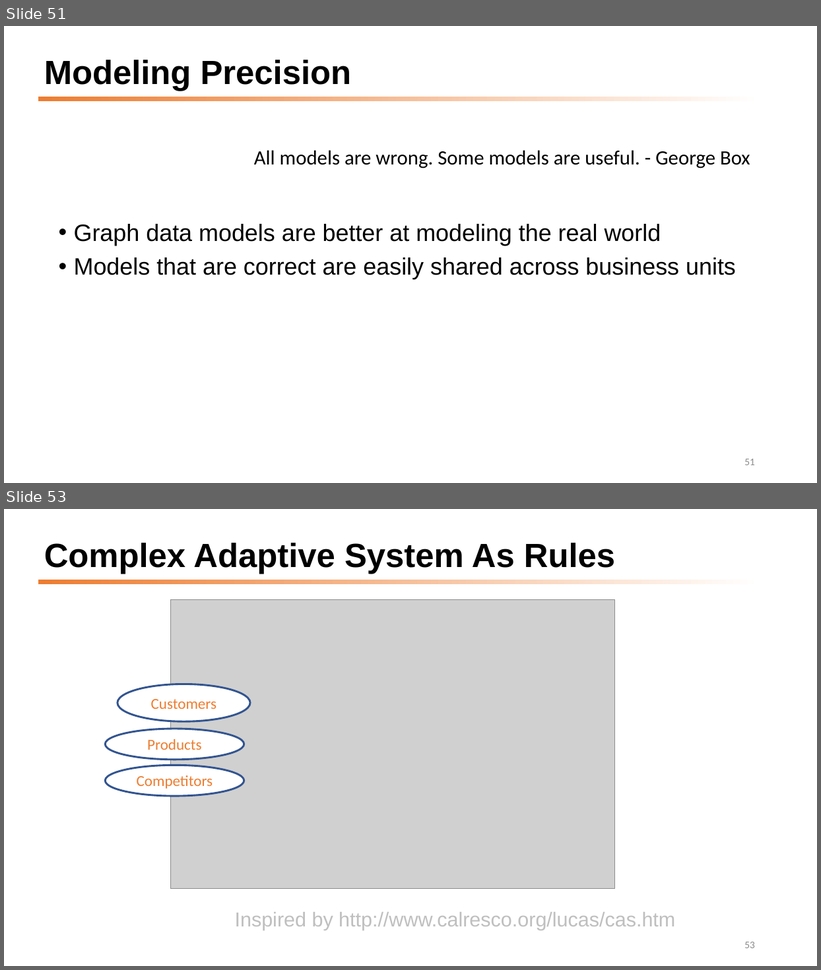
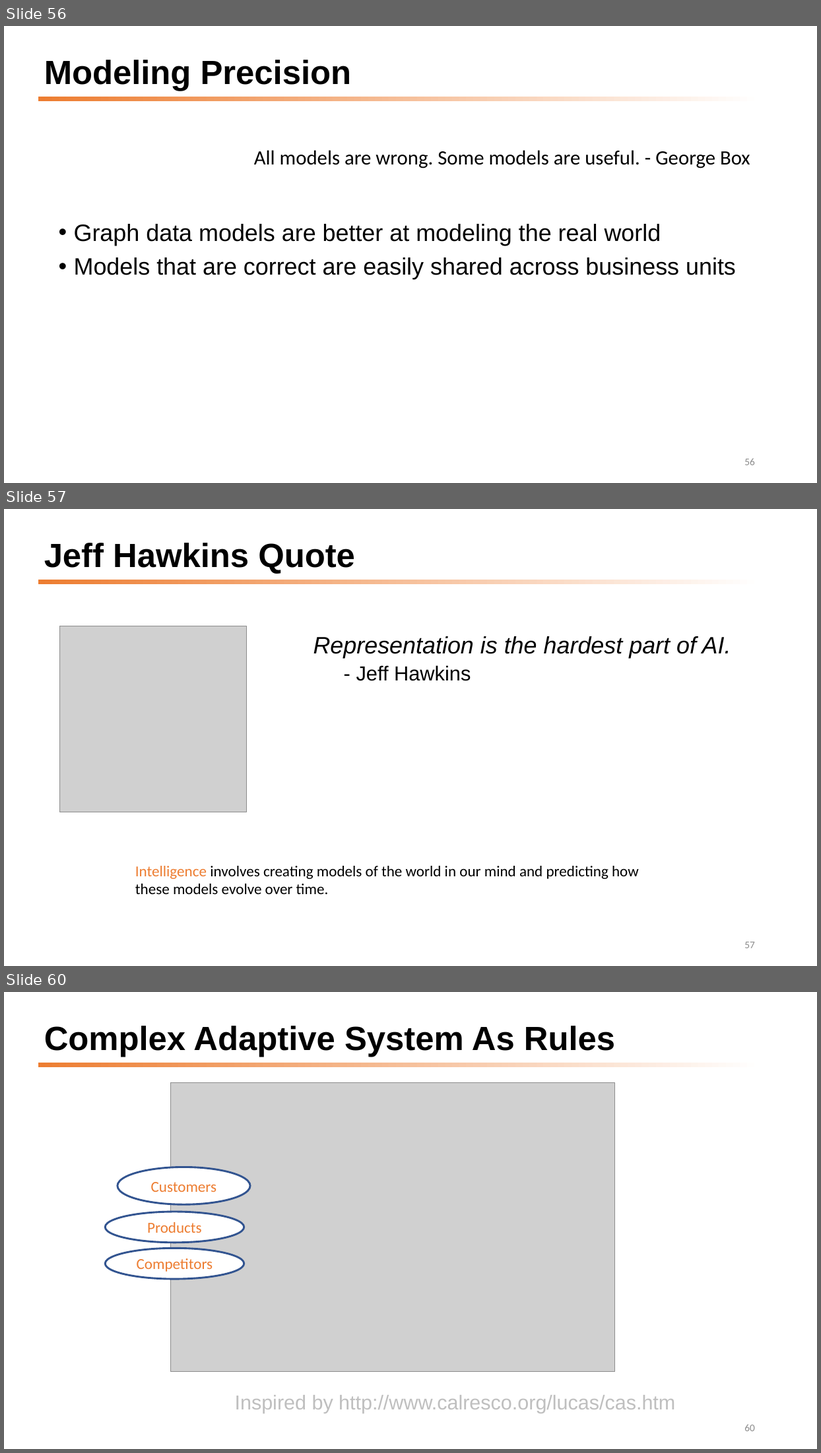
Before and after one commit to dmccreary/graph-systems-thinking, a slide deck: docs/presentations/GST-Half-Day-Workshop-2022.pptx. Shown one above the other, each under a label of ours: slides 51 and 53 before the commit, slides 56, 57 and 60 after it; the slides between them are not shown. The pictures are 821x970 and 821x1453 pixels, drawn with LibreOffice and Linux fonts; fonts in the diff are those of the drawing; grey boxes stand for pictures. Boxes give left, top, right and bottom in pixels: in the first picture for what was removed or moved away, otherwise in the second. Text is boxed around its words. In the diff, an @@ line names an element or a change of style, - is before the commit and + after.

```diff
--- a/docs/presentations/GST-Half-Day-Workshop-2022.pptx
+++ b/docs/presentations/GST-Half-Day-Workshop-2022.pptx
@@ slide 57 added at [4,509,817,966], background #FFFFFF; not listed: 1 template element that a slide beside it also shows @@
@@ title added at [44,543,355,574], 39.6 pt, text #000000, bold @@
+Jeff Hawkins Quote
@@ picture added at [60,626,247,813] @@
@@ text added at [314,636,731,681], 28 pt, text #000000, italic @@
+Representation is the hardest part of AI.
+  - Jeff Hawkins
@@ text added at [135,866,639,894], 18 pt, text #000000 @@
+Intelligence involves creating models of the world in our mind and predicting how these models evolve over time.
@@ page number added at [745,942,755,949], 12 pt, text #8C8C8C @@
+57
@@ what was slide 51 is now slide 56 @@
@@ page number at [745,458,755,466]: text changed @@
-51
+56
@@ what was slide 53 is now slide 60 @@
@@ page number at [745,1424,755,1432]: text changed @@
-53
+60
```
Also in this commit, not shown: 3 slides changed, 6 other slides added.
